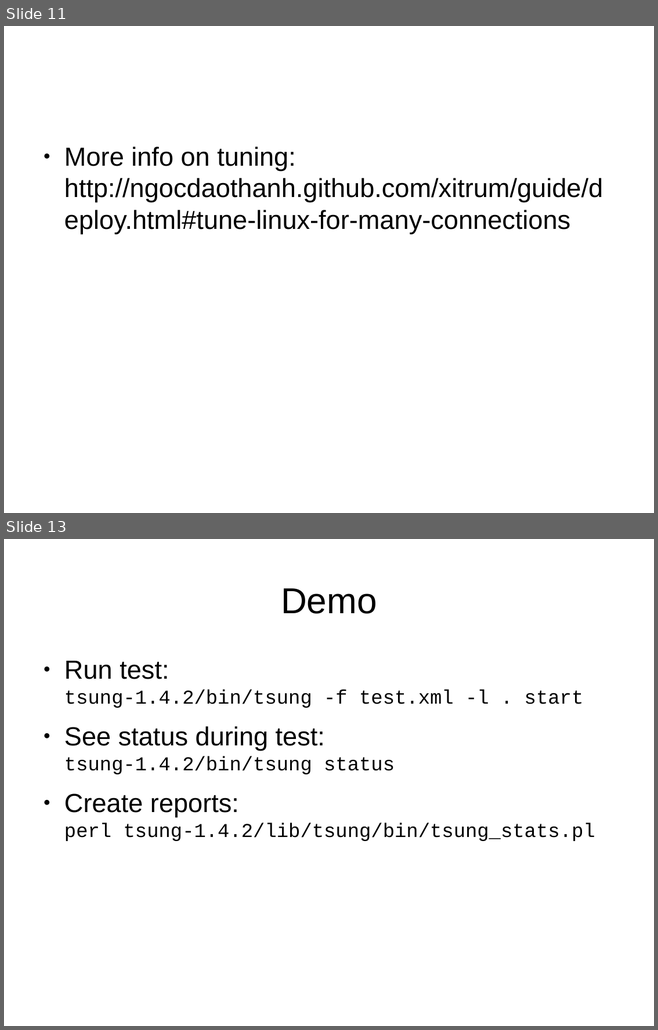
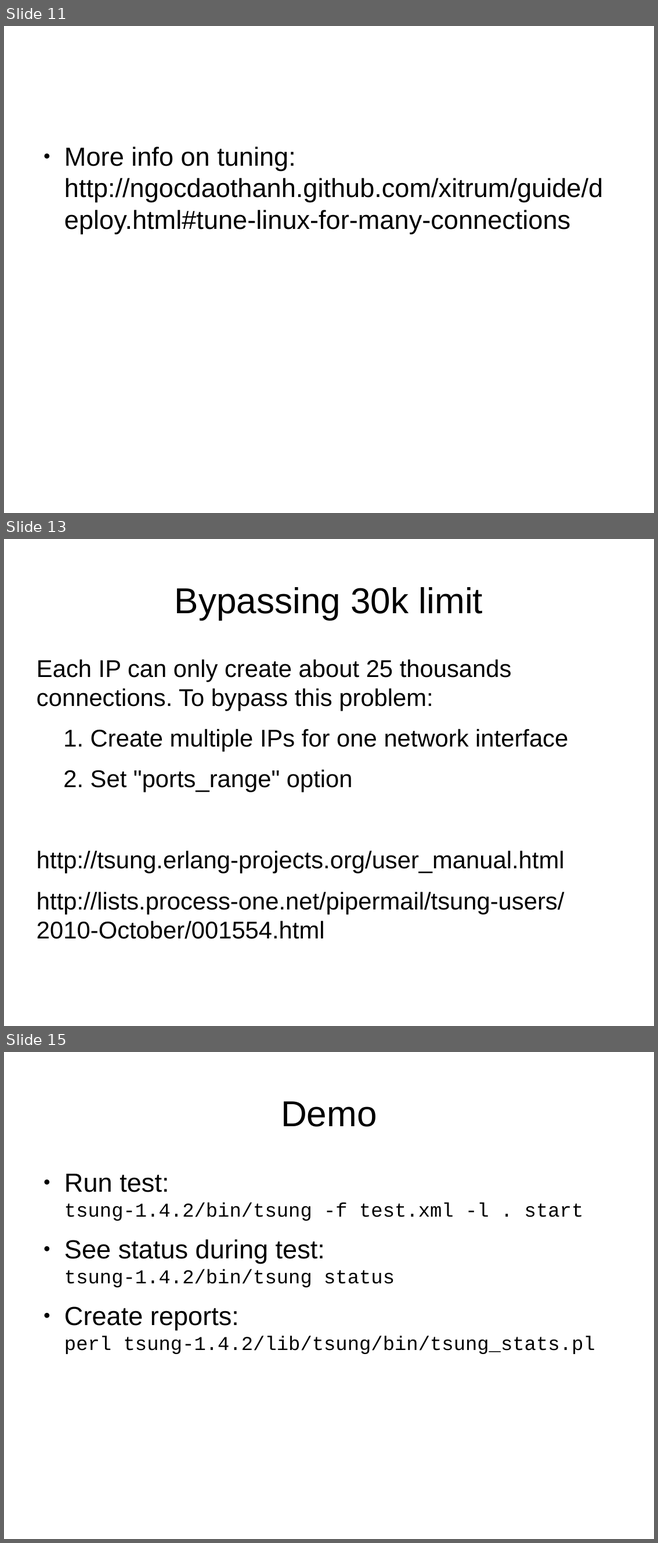
Before and after one commit to ngocdaothanh/tsart, a slide deck: tsung.odp. Shown one above the other, each under a label of ours: slides 11 and 13 before the commit, slides 11, 13 and 15 after it; the slides between them are not shown. The pictures are 658x1030 and 658x1543 pixels, drawn with LibreOffice and Linux fonts; fonts in the diff are those of the drawing. Boxes give left, top, right and bottom in pixels: in the first picture for what was removed or moved away, otherwise in the second. Text is boxed around its words. In the diff, an @@ line names an element or a change of style, - is before the commit and + after.

Commit message:
Add info about maxusers, multiple IPs, and ports_range

```diff
--- a/tsung.odp
+++ b/tsung.odp
@@ slide 13 added at bbox=[4, 539, 654, 1026], background #FFFFFF @@
@@ title added at bbox=[175, 587, 482, 620], 44 pt, text #000000 @@
+Bypassing 30k limit
@@ text added at bbox=[36, 659, 568, 939], 29.6 pt, text #000000 @@
+Each IP can only create about 25 thousands connections. To bypass this problem:
+1. Create multiple IPs for one network interface
+2. Set "ports_range" option
+http://tsung.erlang-projects.org/user_manual.html
+http://lists.process-one.net/pipermail/tsung-users/2010-October/001554.html
@@ what was slide 13 is now slide 15 @@
```
Also in this commit, not shown: 4 slides changed, 5 other slides added, 2 slides removed.
